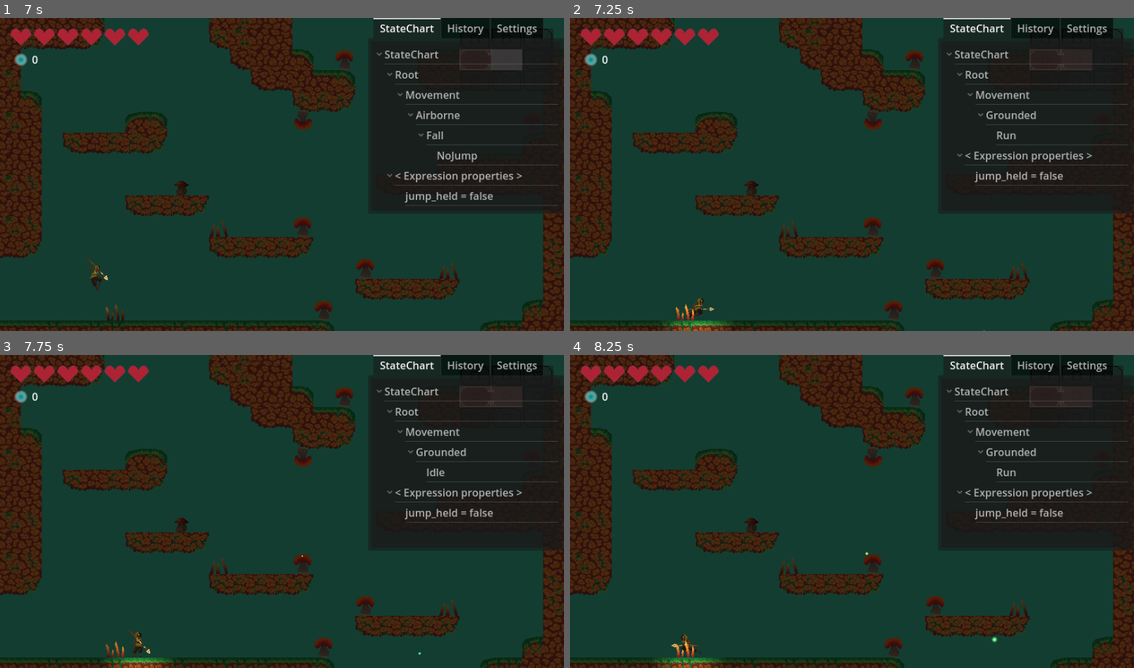
Above: before the commit, frames 1-4 (two rows, left to right).
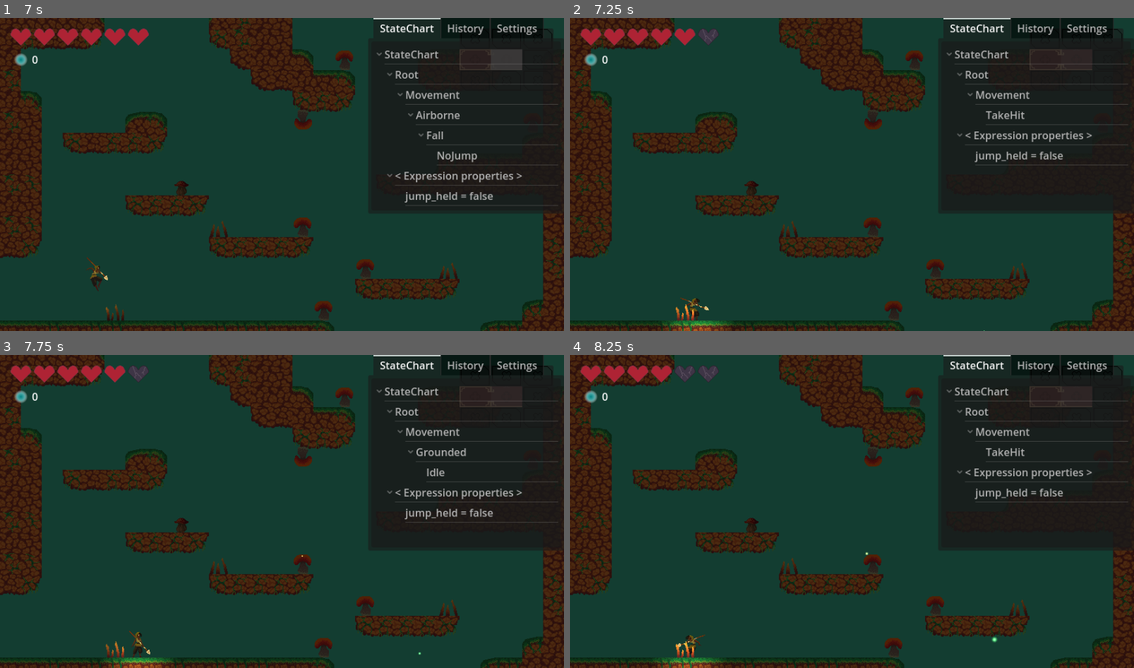
Above: after the commit, the same moments.

Repository: lemilonkh/GameOff23
Game: Godot game, scene res://scenes/main.tscn
Same seed, same stepped clock (60 frames per second), same inputs: the game is played once before the commit and once after it.
Inputs (mouse positions are in pixels of both pictures, inside the frame that each line leads up to):
- Up to frame 1 (7 s): tap Enter at 0.5 s; move the mouse to (253, 237) at 0.52 s; hold Right (move_right) 0.53-1.25 s; hold K (attack) 0.53-1.25 s; click (253, 237) at 0.67 s; tap Space (jump) at 0.77, 3.77, 6.5, 6.77 s; drag from (451, 221) to (118, 183) at 1.27 s; move the mouse to (112, 127) at 2.02 s; hold Left (move_left) 2.03-2.75 s; hold Shift 2.03-2.75 s; drag from (310, 174) to (180, 227) at 2.77 s; move the mouse to (197, 96) at 3.52 s; hold Left (move_left) 3.53-4.25 s; tap E at 3.6 s; tap ` (debug) at 4.15 s; drag from (406, 158) to (501, 299) at 4.27 s; move the mouse to (169, 190) at 5.02 s; hold Right (move_right) 5.03-5.75 s; hold K (attack) 5.03-5.75 s; click (169, 190) at 5.17 s; drag from (338, 105) to (22, 315) at 5.77 s; move the mouse to (253, 237) at 6.52 s; hold Right (move_right) from 6.53 s (still down); hold Shift from 6.53 s (still down)
- Up to frame 2 (7.25 s): keep holding Right (move_right); keep holding Shift
- Up to frame 3 (7.75 s): release Right (move_right) at 7.25 s; release Shift at 7.25 s; drag from (451, 558) to (180, 511) at 7.27 s
- Up to frame 4 (8.25 s): move the mouse to (682, 464) at 8.02 s; hold Left (move_left) from 8.03 s (still down); tap E at 8.1 s

Frame 1 is identical in both runs. In frame 2, 1.3% of the frame differs, in the area x 19-99%, y 3-97%; in frame 3, 0.2%; in frame 4, 1.4%, in the area x 17-99%, y 3-97%.

Commit message:
Restore hitbox functionality in player (taking damage from spikes)

Diff:
--- a/scenes/player.tscn
+++ b/scenes/player.tscn
@@ -18,6 +18,10 @@
 [ext_resource type="Script" path="res://addons/godot_state_charts/transition.gd" id="12_1ugos"]
 [ext_resource type="PackedScene" uid="uid://bcwkugn6v3oy7" path="res://addons/godot_state_charts/utilities/state_chart_debugger.tscn" id="15_1q7el"]
 
+[sub_resource type="CapsuleShape2D" id="CapsuleShape2D_fjgps"]
+radius = 8.0
+height = 40.0
+
 [sub_resource type="AtlasTexture" id="AtlasTexture_c25gt"]
 atlas = ExtResource("2_j472s")
 region = Rect2(300, 0, 150, 150)
@@ -341,10 +345,6 @@
 
 [sub_resource type="RectangleShape2D" id="RectangleShape2D_qusf1"]
 size = Vector2(102, 114)
-
-[sub_resource type="CapsuleShape2D" id="CapsuleShape2D_fjgps"]
-radius = 8.0
-height = 40.0
 
 [sub_resource type="Gradient" id="Gradient_b4r1s"]
 offsets = PackedFloat32Array(0, 0.72)
@@ -369,7 +369,7 @@
 tracks/0/keys = {
 "times": PackedFloat32Array(0, 0.1, 0.2),
 "transitions": PackedFloat32Array(1, 1, 1),
-"update": 1,
+"update": 0,
 "values": [false, true, false]
 }
 
@@ -384,7 +384,7 @@
 tracks/0/keys = {
 "times": PackedFloat32Array(0),
 "transitions": PackedFloat32Array(1),
-"update": 1,
+"update": 0,
 "values": [false]
 }
 
@@ -406,6 +406,11 @@
 glide_acceleration = 600.0
 jump_increase_time = 10.0
 
+[node name="CollisionShape2D" type="CollisionShape2D" parent="."]
+position = Vector2(0, 2)
+shape = SubResource("CapsuleShape2D_fjgps")
+debug_color = Color(0, 0.6, 0.701961, 0)
+
 [node name="AnimatedSprite2D" type="AnimatedSprite2D" parent="."]
 sprite_frames = SubResource("SpriteFrames_lt44i")
 animation = &"Attack"
@@ -413,7 +418,7 @@
 
 [node name="Hurtbox" type="Area2D" parent="."]
 collision_layer = 0
-collision_mask = 4
+collision_mask = 12
 monitorable = false
 script = ExtResource("11_oftqw")
 
@@ -422,10 +427,14 @@
 shape = SubResource("RectangleShape2D_qusf1")
 debug_color = Color(0.94902, 0.254902, 0.286275, 0.12549)
 
-[node name="CollisionShape2D" type="CollisionShape2D" parent="."]
+[node name="Hitbox" type="Area2D" parent="."]
+collision_layer = 0
+collision_mask = 8
+
+[node name="CollisionShape2D" type="CollisionShape2D" parent="Hitbox"]
 position = Vector2(0, 2)
 shape = SubResource("CapsuleShape2D_fjgps")
-debug_color = Color(0, 0.6, 0.701961, 0)
+debug_color = Color(1, 0.345098, 0.85098, 0.270588)
 
 [node name="RayCast2D" type="RayCast2D" parent="."]
 position = Vector2(0, 22)
@@ -678,6 +687,8 @@
 [connection signal="animation_finished" from="AnimatedSprite2D" to="." method="_on_animation_finished"]
 [connection signal="body_entered" from="Hurtbox" to="Hurtbox" method="_on_body_entered"]
 [connection signal="hit" from="Hurtbox" to="." method="_on_hurtbox_hit"]
+[connection signal="tile_hit" from="Hurtbox" to="." method="_on_hurtbox_tile_hit"]
+[connection signal="body_shape_entered" from="Hitbox" to="." method="_on_hitbox_body_shape_entered"]
 [connection signal="state_entered" from="StateChart/Root/Movement/Grounded/Idle" to="." method="_play_animation" binds= ["Idle"]]
 [connection signal="state_entered" from="StateChart/Root/Movement/Grounded/Run" to="." method="_play_animation" binds= ["Run"]]
 [connection signal="state_entered" from="StateChart/Root/Movement/Airborne/Jump" to="." method="_on_jump_state_entered"]
